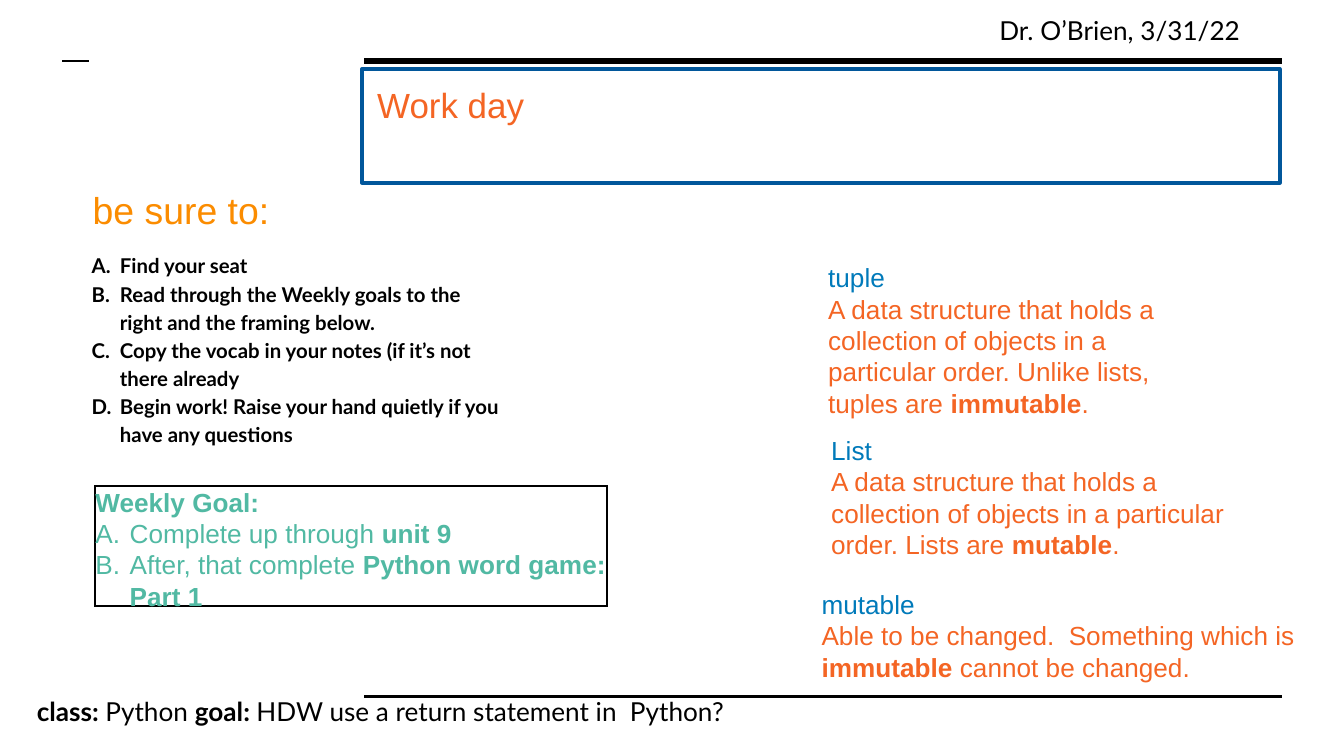
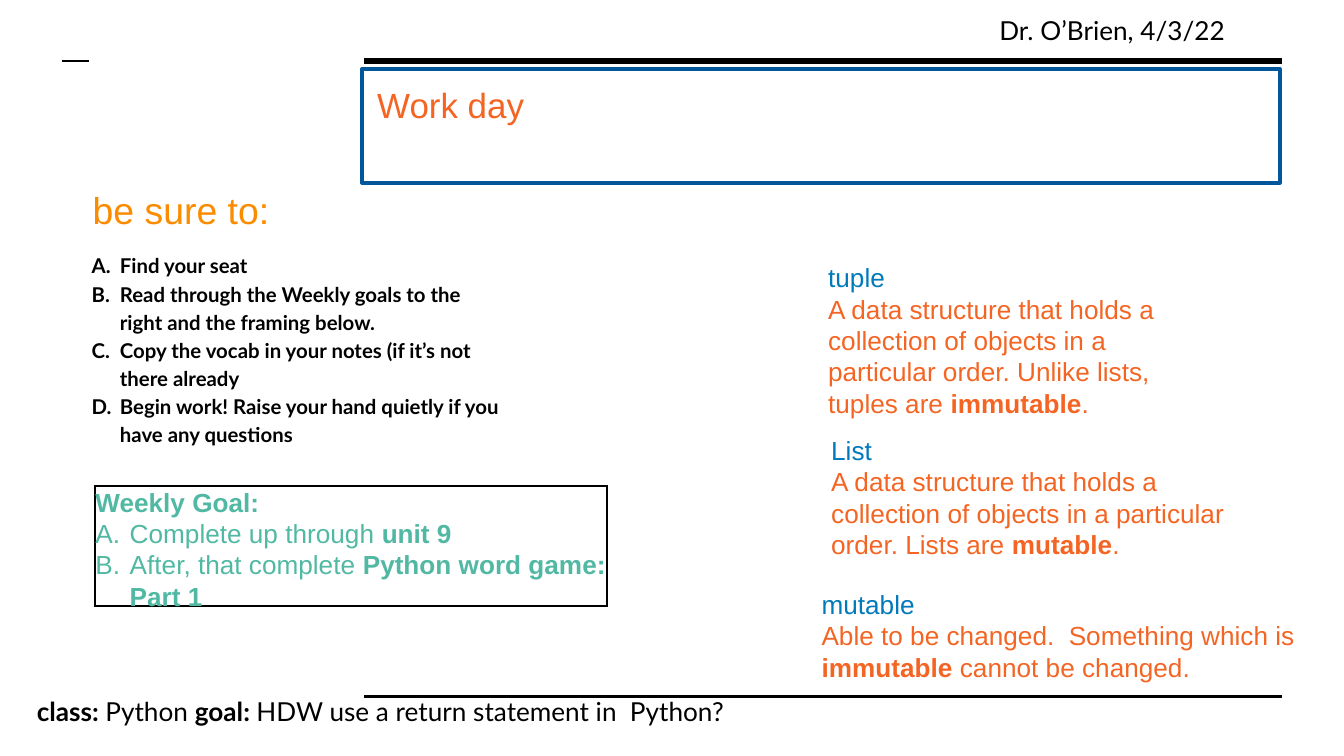
Before and after one commit to cobrien87/work, a slide deck: slide 4 of old/python2_8_04.pptx. Drawn at 1344x756 pixels with LibreOffice and Linux fonts; fonts in the diff are those of the drawing; background and template pictures are left out. Boxes give left, top, right and bottom in pixels: in the first picture for what was removed or moved away, otherwise in the second. Text is boxed around its words. In the diff, an @@ line names an element or a change of style, - is before the commit and + after.

```diff
--- a/old/python2_8_04.pptx
+++ b/old/python2_8_04.pptx
@@ text at <box>999,20,1224,44</box>: text changed @@
-Dr. O’Brien, 3/31/22
+Dr. O’Brien, 4/3/22
```
Also in this commit, not shown: 5 other slides changed, 12 other files.
